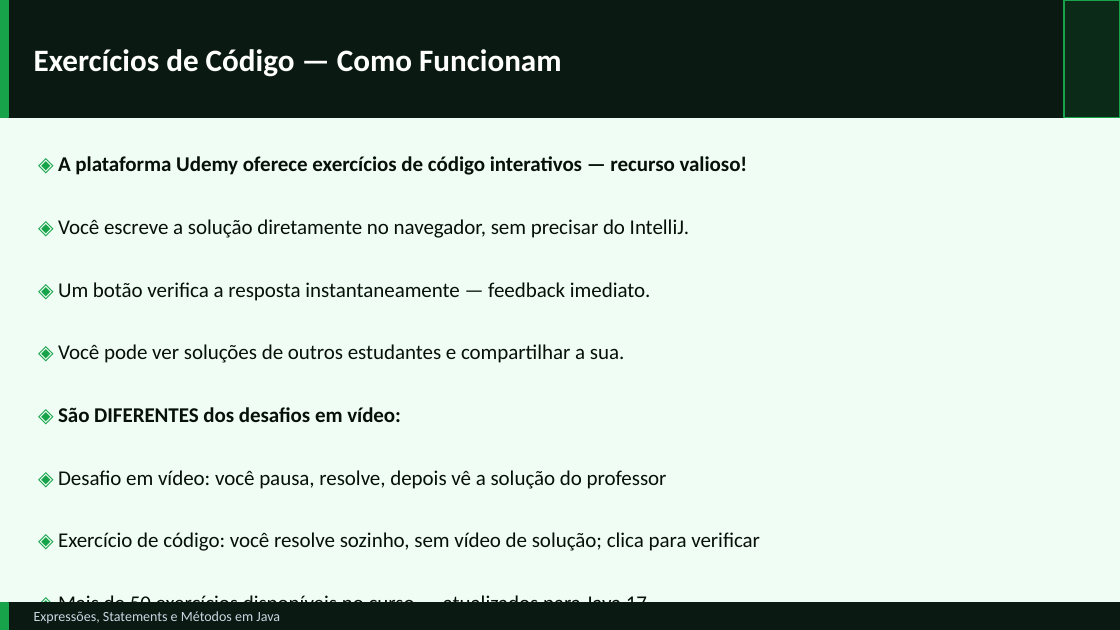
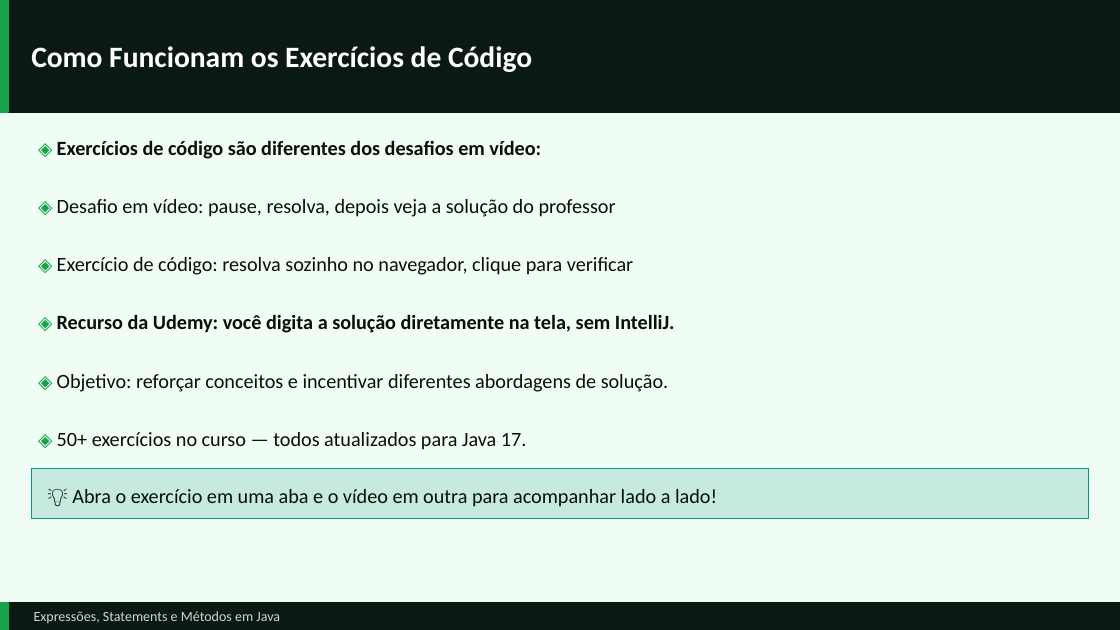
Before and after one commit to GustavoJ-dev/JavaStudiesHub, a slide deck: slide 36 of src/module03/content/Expressoes-Statements-e-Metodos.pptx (slide 33 before the commit). Drawn at 1120x630 pixels with LibreOffice and Linux fonts; fonts in the diff are those of the drawing. Boxes give left, top, right and bottom in pixels: in the first picture for what was removed or moved away, otherwise in the second. Text is boxed around its words. In the diff, an @@ line names an element or a change of style, - is before the commit and + after.

Commit message:
feat: nova funcionalidade no main module10/studentchalleng refac: refatorei para organização sem mudar a lógica

```diff
--- a/src/module03/content/Expressoes-Statements-e-Metodos.pptx
+++ b/src/module03/content/Expressoes-Statements-e-Metodos.pptx
@@ rectangle: place and size @@
-rectangle at box(0, 0, 1120, 118)
+rectangle at box(0, 0, 1120, 112)
@@ rectangle: place and size @@
-rectangle at box(0, 0, 8, 118)
+rectangle at box(0, 0, 8, 112)
@@ rectangle removed at box(1064, 0, 1120, 118) @@
@@ text at box(31, 46, 532, 72): text changed; size 20 to 19 pt @@
-Exercícios de Código — Como Funcionam
+Como Funcionam os Exercícios de Código
@@ text at box(57, 140, 541, 159): text changed; size 13.5 to 13 pt @@
-◈ São DIFERENTES dos desafios em vídeo:
+◈ Exercícios de código são diferentes dos desafios em vídeo:
@@ text removed at box(58, 156, 748, 175) @@
-◈ A plataforma Udemy oferece exercícios de código interativos — recurso valioso!
@@ text at box(57, 199, 616, 217): text changed; size 13.5 to 13 pt @@
-◈ Desafio em vídeo: você pausa, resolve, depois vê a solução do professor
+◈ Desafio em vídeo: pause, resolva, depois veja a solução do professor
@@ text added at box(57, 257, 633, 275), 13 pt, text #071009 @@
+◈ Exercício de código: resolva sozinho no navegador, clique para verificar
@@ text removed at box(58, 282, 651, 301) @@
-◈ Um botão verifica a resposta instantaneamente — feedback imediato.
@@ text at box(57, 314, 675, 333): text changed; size 13.5 to 13 pt; bold on @@
-◈ Você escreve a solução diretamente no navegador, sem precisar do IntelliJ.
+◈ Recurso da Udemy: você digita a solução diretamente na tela, sem IntelliJ.
@@ text removed at box(58, 344, 624, 363) @@
-◈ Você pode ver soluções de outros estudantes e compartilhar a sua.
@@ text added at box(57, 374, 668, 392), 13 pt, text #071009 @@
+◈ Objetivo: reforçar conceitos e incentivar diferentes abordagens de solução.
@@ text at box(57, 432, 527, 450): text changed; size 13.5 to 13 pt @@
-◈ Mais de 50 exercícios disponíveis no curso — atualizados para Java 17.
+◈ 50+ exercícios no curso — todos atualizados para Java 17.
@@ rectangle added at box(31, 468, 1089, 519), fill #0D9488 at 18% opacity, outline #0D9488 0.6 pt @@
@@ text added at box(72, 489, 717, 507), 13 pt, text #071009 @@
+💡 Abra o exercício em uma aba e o vídeo em outra para acompanhar lado a lado!
@@ text removed at box(58, 532, 760, 551) @@
-◈ Exercício de código: você resolve sozinho, sem vídeo de solução; clica para verificar
```
Also in this commit, not shown: 23 other slides changed, 15 slides added, 10 slides removed, 7 other files.
